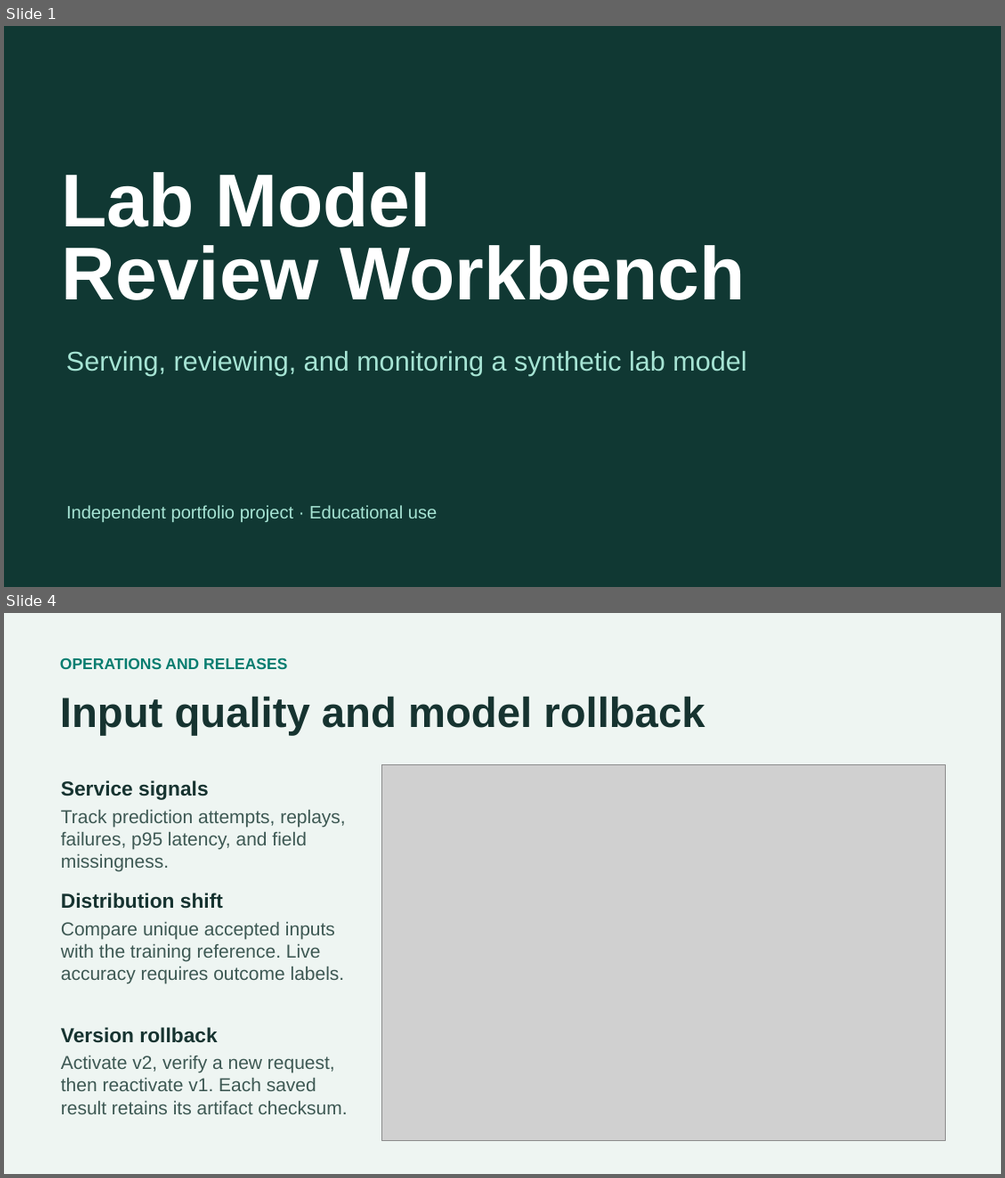
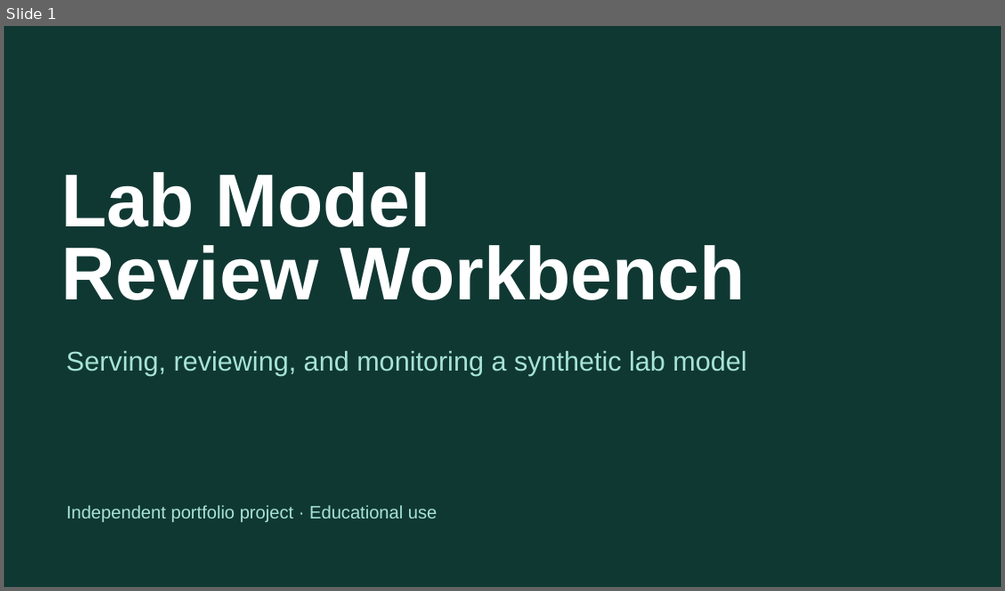
Before and after one commit to LoWeT3469/lab-model-review-workbench, a slide deck: docs/lab-workbench-slides.pptx. Shown one above the other, each under a label of ours: slides 1 and 4 before the commit, slide 1 after it; the slides between them are not shown. The pictures are 1005x1178 and 1005x591 pixels, drawn with LibreOffice and Linux fonts; fonts in the diff are those of the drawing; grey boxes stand for pictures. Boxes give left, top, right and bottom in pixels: in the first picture for what was removed or moved away, otherwise in the second. Text is boxed around its words. In the diff, an @@ line names an element or a change of style, - is before the commit and + after.

Commit message:
Add label feedback replay and deployment architecture

```diff
--- a/docs/lab-workbench-slides.pptx
+++ b/docs/lab-workbench-slides.pptx
@@ slide 4 removed at <box>4,613,1001,1174</box>, background #EEF5F2 @@
@@ text removed at <box>60,657,287,669</box> @@
-OPERATIONS AND RELEASES
@@ text removed at <box>60,696,704,736</box> @@
-Input quality and model rollback
@@ picture removed at <box>381,765,945,1140</box> @@
@@ text removed at <box>61,780,208,800</box> @@
-Service signals
@@ text removed at <box>61,810,345,872</box> @@
-Track prediction attempts, replays, failures, p95 latency, and field missingness.
@@ text removed at <box>61,892,223,908</box> @@
-Distribution shift
@@ text removed at <box>61,922,345,984</box> @@
-Compare unique accepted inputs with the training reference. Live accuracy requires outcome labels.
@@ text removed at <box>61,1027,217,1043</box> @@
-Version rollback
@@ text removed at <box>61,1055,347,1114</box> @@
-Activate v2, verify a new request, then reactivate v1. Each saved result retains its artifact checksum.
```
Also in this commit, not shown: 1 slide changed, 2 slides added, 1 other slide removed, 11 other files.
